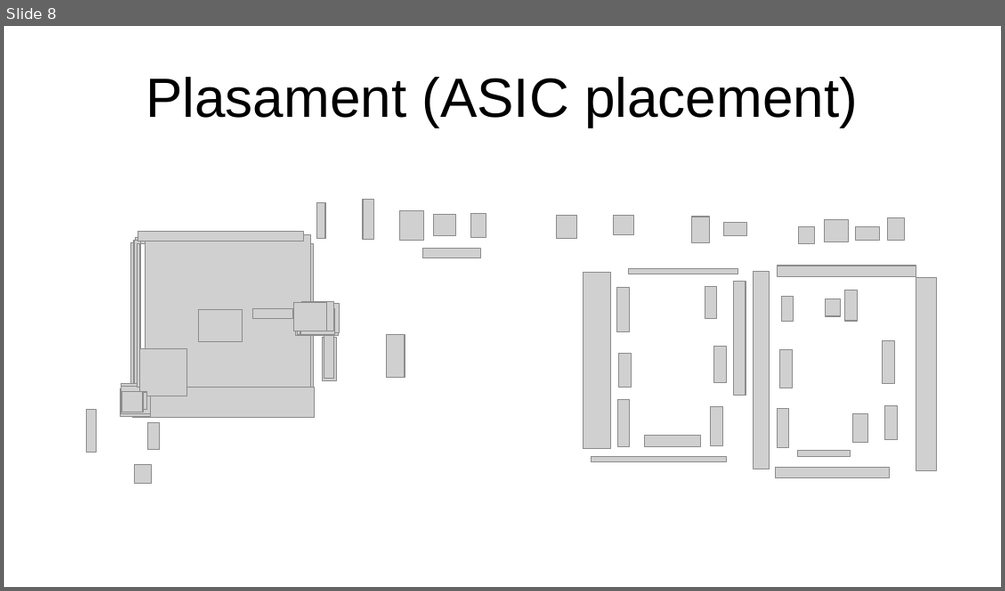
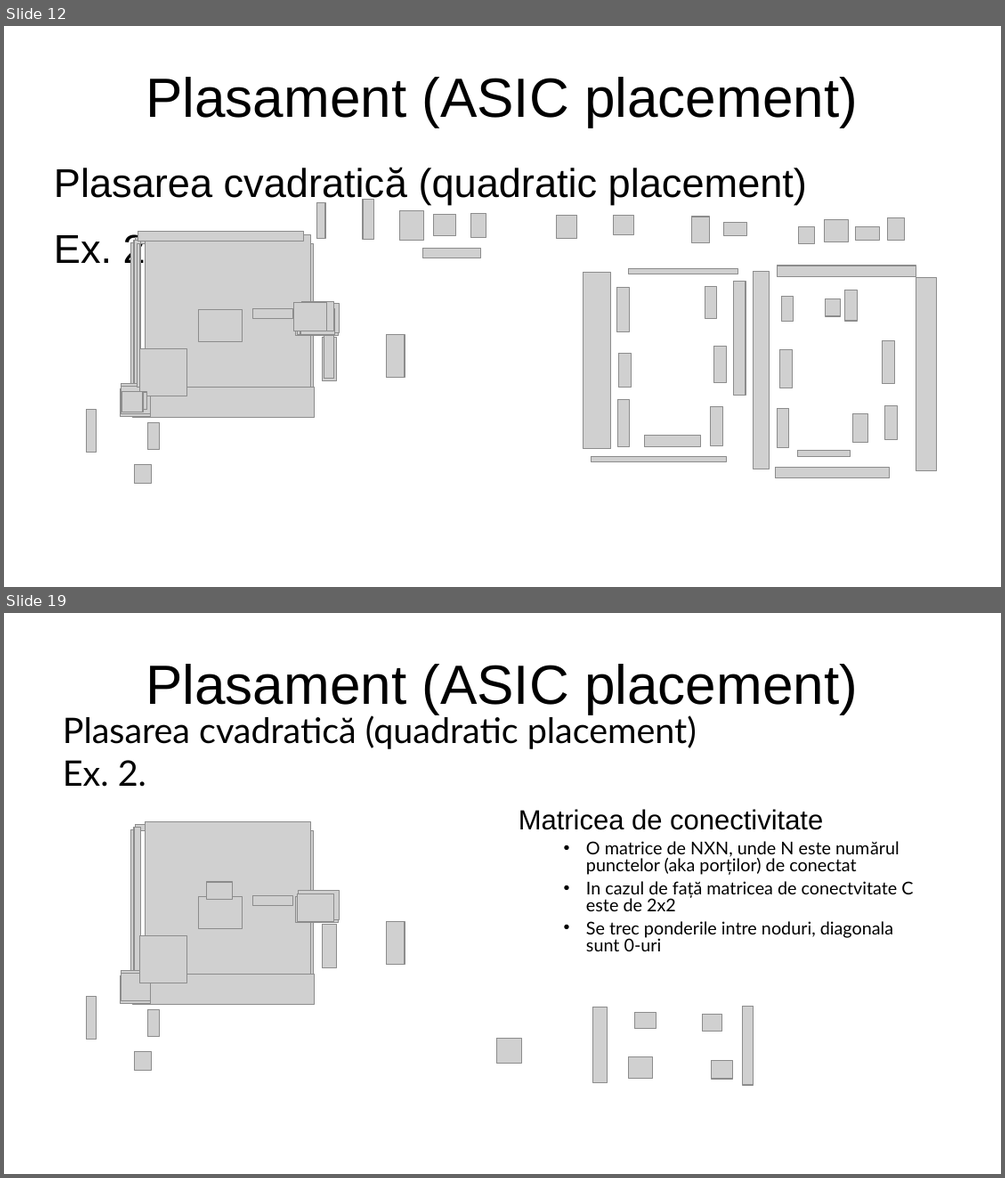
Before and after one commit to botondkirei/Suport_HDL, a slide deck: Curs_5_Plasarea/Placement.odp. Shown one above the other, each under a label of ours: slide 8 before the commit, slides 12 and 19 after it; the slides between them are not shown. The pictures are 1005x591 and 1005x1178 pixels, drawn with LibreOffice and Linux fonts; fonts in the diff are those of the drawing; grey boxes stand for pictures; background and template pictures are left out. Boxes give left, top, right and bottom in pixels: in the first picture for what was removed or moved away, otherwise in the second. Text is boxed around its words. In the diff, an @@ line names an element or a change of style, - is before the commit and + after.

```diff
--- a/Curs_5_Plasarea/Placement.odp
+++ b/Curs_5_Plasarea/Placement.odp
@@ slide 19 added at <box>4,613,1001,1174</box>, background #FFFFFF @@
@@ title added at <box>146,664,858,714</box>, 44 pt, text #000000 @@
+Plasament (ASIC placement)
@@ text added at <box>63,713,696,787</box>, 28 pt, text #000000 @@
+Plasarea cvadratică (quadratic placement)
+Ex. 2.
@@ text added at <box>518,809,913,951</box>, 14 pt, text #000000 @@
+Matricea de conectivitate
+  • O matrice de NXN, unde N este numărul punctelor (aka porților) de conectat
+  • In cazul de față matricea de conectvitate C este de 2x2
+  • Se trec ponderile intre noduri, diagonala sunt 0-uri
@@ picture added at <box>130,829,135,981</box> @@
@@ picture added at <box>207,882,232,899</box> @@
@@ picture added at <box>148,1010,160,1038</box> @@
@@ picture added at <box>594,1006,608,1082</box> @@
@@ picture added at <box>634,1012,656,1028</box> @@
@@ picture added at <box>743,1005,754,1085</box> @@
@@ picture added at <box>497,1038,521,1062</box> @@
@@ picture added at <box>703,1014,722,1032</box> @@
@@ group added at <box>86,822,404,1070</box>: 19 pictures @@
@@ picture added at <box>629,1057,654,1078</box> @@
@@ picture added at <box>712,1061,733,1078</box> @@
@@ what was slide 8 is now slide 12 @@
@@ slide 12 changed as well @@
@@ text added at <box>54,167,807,271</box>, 32 pt, text #000000 @@
+Plasarea cvadratică (quadratic placement)
+Ex. 2.
```
Also in this commit, not shown: 7 other slides changed, 7 other slides added, 1 slide removed, 1 other file.
